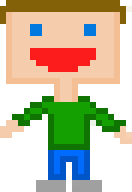
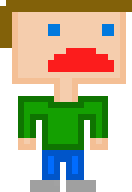
Before/after of a 132px x 192px layered artwork. What changed in the layer stack:
hid "Layer 7" over box(0, 0, 132, 192)
showed "Layer 5" over box(0, 0, 132, 192)
